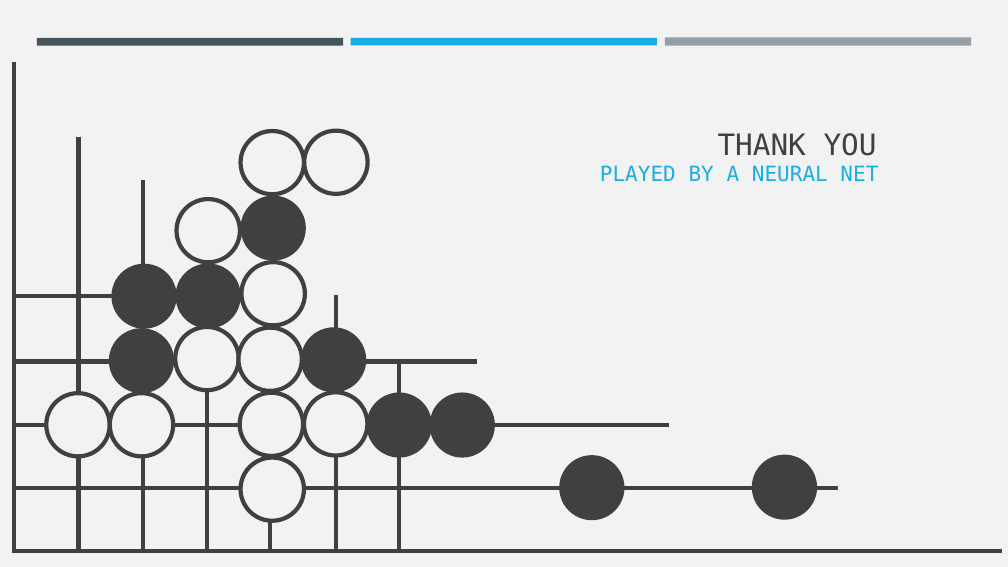
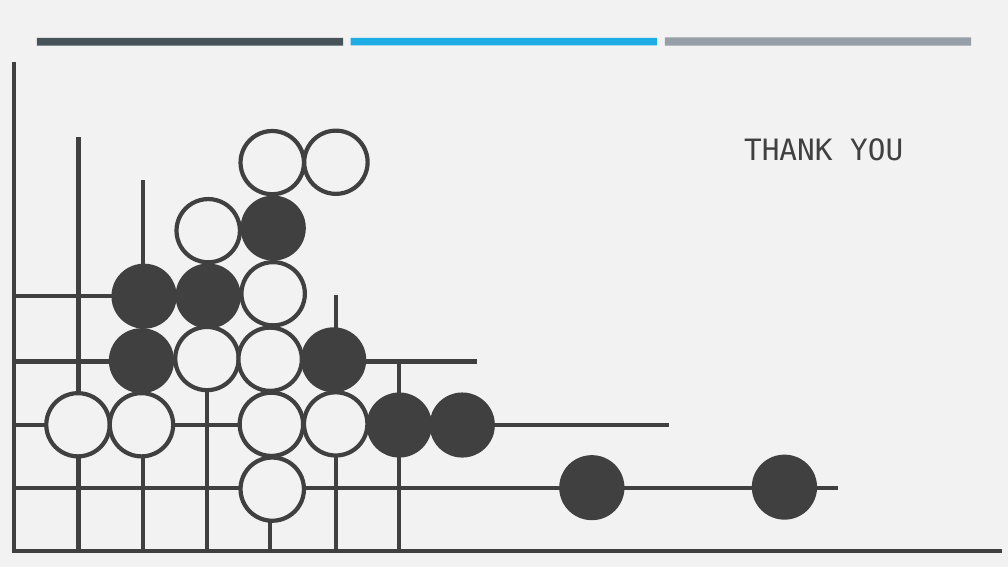
Before and after one commit to CSCI4850/s21-team6-project, a slide deck: slide 7 of GoPresentation.pptx. Drawn at 1008x567 pixels with LibreOffice and Linux fonts; fonts in the diff are those of the drawing. Boxes give left, top, right and bottom in pixels: in the first picture for what was removed or moved away, otherwise in the second. Text is boxed around its words. In the diff, an @@ line names an element or a change of style, - is before the commit and + after.

```diff
--- a/GoPresentation.pptx
+++ b/GoPresentation.pptx
@@ text "THANK YOU": place and size @@
-text "THANK YOU" at bbox=[718, 133, 877, 156]
+text "THANK YOU" at bbox=[744, 138, 903, 161]
@@ text "THANK YOU" at bbox=[744, 138, 903, 161]: alignment centre to right @@
@@ subtitle removed at bbox=[600, 165, 878, 182] @@
-PLAYED BY A NEURAL NET
```
Also in this commit, not shown: 2 other slides changed, 1 slide added, 1 slide removed, 1 other file.
